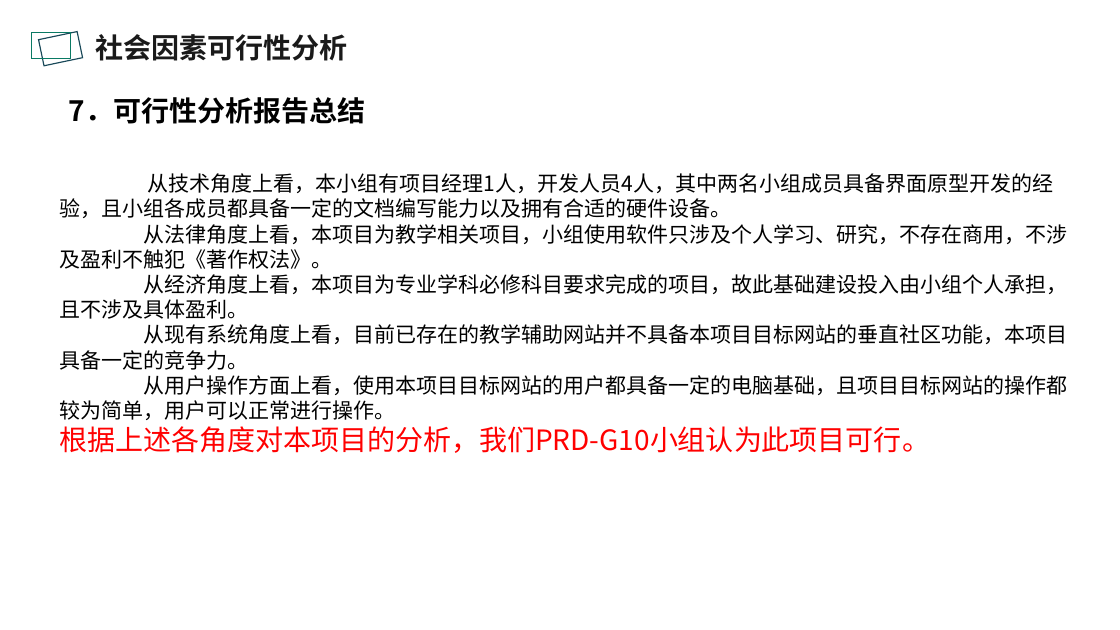
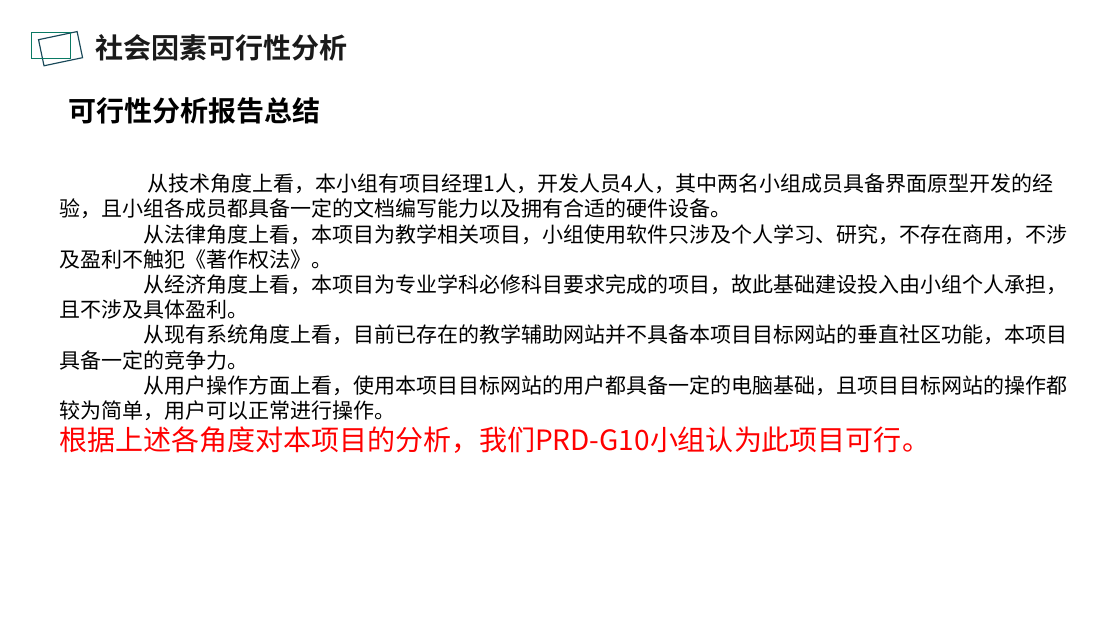
Before and after one commit to PRD2018-G10/TeachingAssistWebsiteProject, a slide deck: slide 18 of 受控文档/2.需求工程项目计划/PRD2018-G10-需求工程项目计划评审.pptx (slide 14 before the commit). Drawn at 1120x630 pixels with LibreOffice and Linux fonts; fonts in the diff are those of the drawing; background and template pictures are left out. Boxes give left, top, right and bottom in pixels: in the first picture for what was removed or moved away, otherwise in the second. Text is boxed around its words. In the diff, an @@ line names an element or a change of style, - is before the commit and + after.

```diff
--- a/受控文档/2.需求工程项目计划/PRD2018-G10-需求工程项目计划评审.pptx
+++ b/受控文档/2.需求工程项目计划/PRD2018-G10-需求工程项目计划评审.pptx
@@ text at [69, 97, 321, 124]: text changed @@
-7．可行性分析报告总结
+可行性分析报告总结
```
Also in this commit, not shown: 4 other slides changed, 5 slides added, 3 other files.
